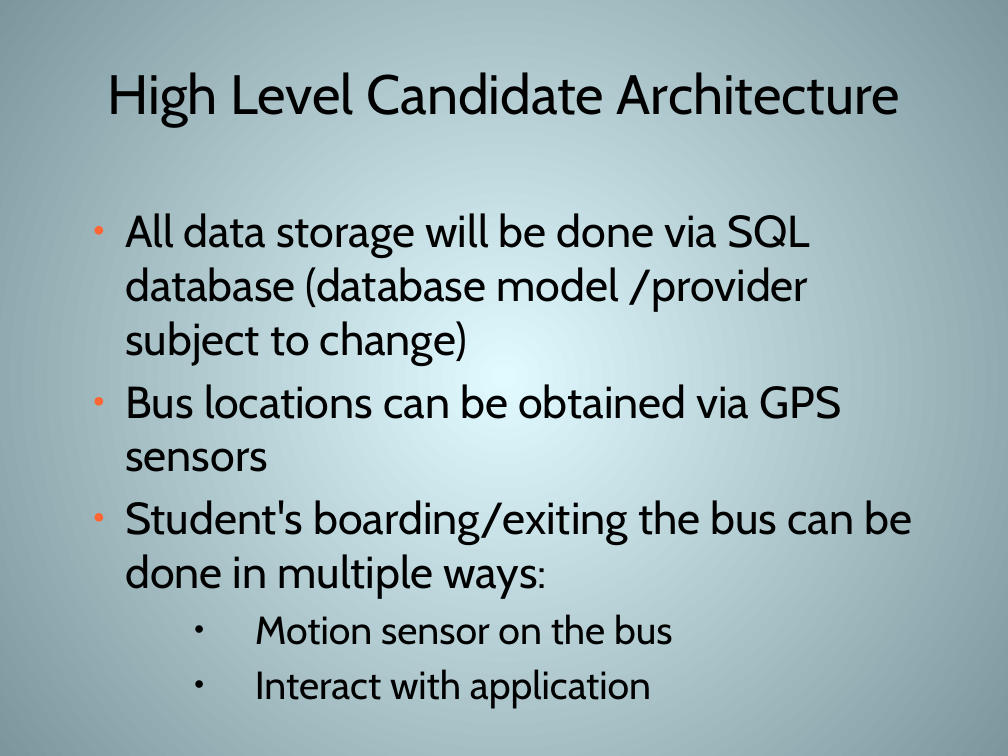
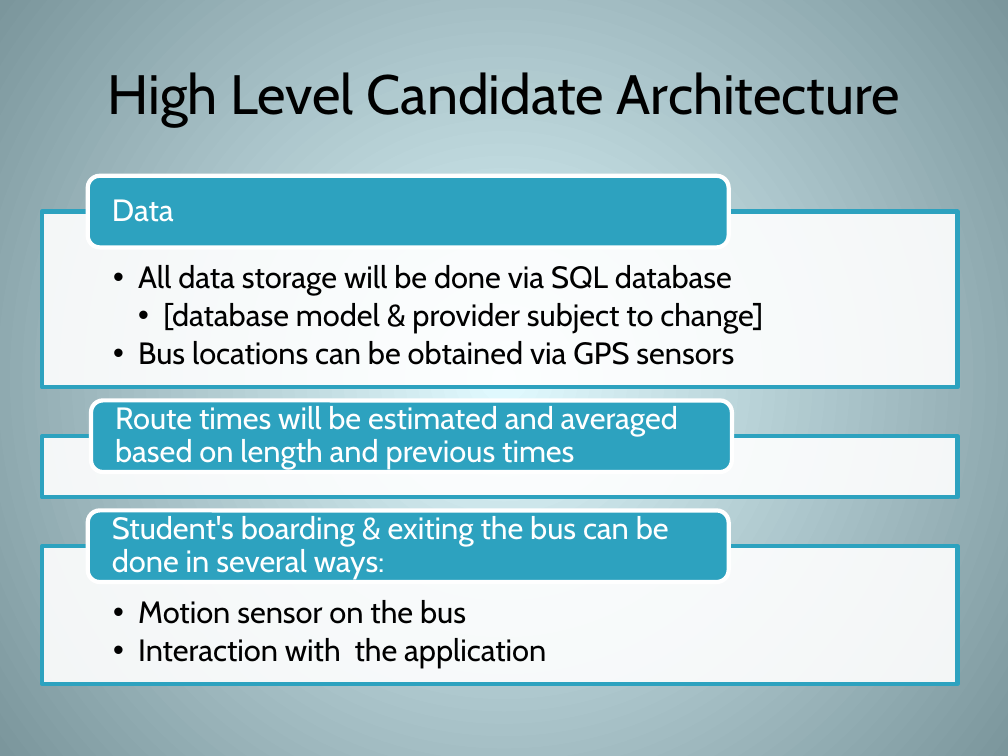
Before and after one commit to hjc/JagTrack, a slide deck: slide 17 of LCO_Brief_Placeholder/Deliverables/lco-briefing.pptx. Drawn at 1008x756 pixels with LibreOffice and Linux fonts; fonts in the diff are those of the drawing. Boxes give left, top, right and bottom in pixels: in the first picture for what was removed or moved away, otherwise in the second. Text is boxed around its words. In the diff, an @@ line names an element or a change of style, - is before the commit and + after.

```diff
--- a/LCO_Brief_Placeholder/Deliverables/lco-briefing.pptx
+++ b/LCO_Brief_Placeholder/Deliverables/lco-briefing.pptx
@@ text "All data storage will be ...": place and size @@
-text "All data storage will be ..." at box(125, 213, 912, 709)
+text "All data storage will be ..." at box(138, 265, 763, 365)
@@ text at box(138, 265, 763, 333): text changed; size 32 to 22 pt @@
-● All data storage will be done via SQL database (database model /provider subject to change)
+  •• All data storage will be done via SQL database
+    •• [database model & provider subject to change]
@@ text at box(138, 341, 734, 365): size 32 to 22 pt in "Bus locations can be obtained via GPS ..."; bullet ● to ••; list level 1 to 2 in "Bus locations can be obtained ..."; line spacing 1 to 0.9 @@
@@ text at box(125, 500, 912, 709): paragraphs removed @@
-● Student's boarding/exiting the bus can be done in multiple ways:
-  ● Motion sensor on the bus
-  ● Interact with application
@@ group added at box(42, 175, 958, 683): 4 texts, 3 rectangles, 3 rounded rectangles @@
+Data
+Route times will be estimated and averaged based on length and previous times
+  •• Motion sensor on the bus
+  •• Interaction with the application
+Student's boarding & exiting the bus can be done in several ways:
```
Also in this commit, not shown: 14 other slides changed, 4 slides added, 5 slides removed, 2 other files.
